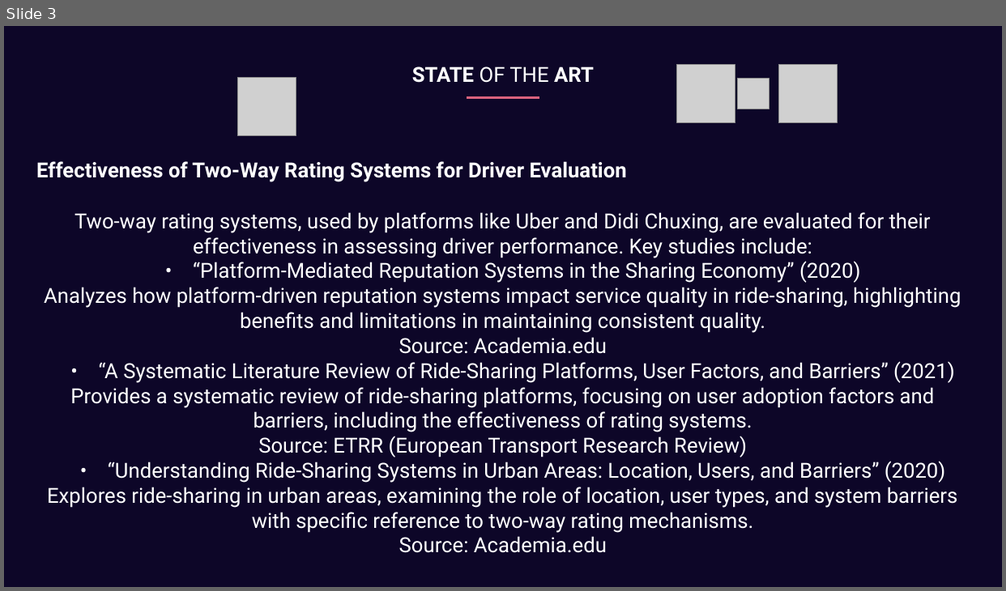
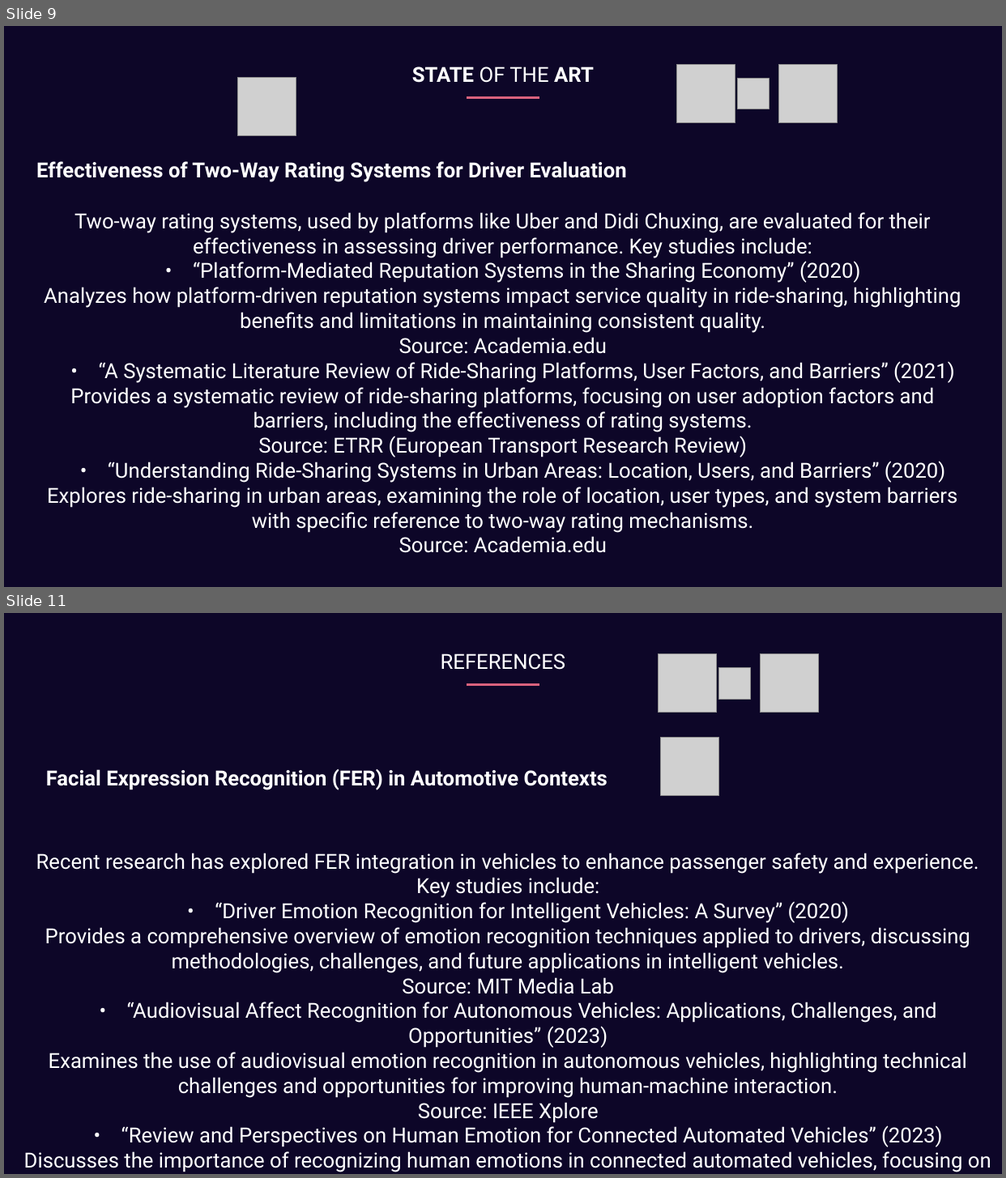
Before and after one commit to GiuseppeSoriano/MoodPilot, a slide deck: Idea/Idea_Presentation.pptx. Shown one above the other, each under a label of ours: slide 3 before the commit, slides 9 and 11 after it; the slides between them are not shown. The pictures are 1006x591 and 1006x1178 pixels, drawn with LibreOffice and Linux fonts; fonts in the diff are those of the drawing; grey boxes stand for pictures. Boxes give left, top, right and bottom in pixels: in the first picture for what was removed or moved away, otherwise in the second. Text is boxed around its words. In the diff, an @@ line names an element or a change of style, - is before the commit and + after.

```diff
--- a/Idea/Idea_Presentation.pptx
+++ b/Idea/Idea_Presentation.pptx
@@ slide 11 added at (4,613,1002,1174), background #0D0628 @@
@@ text added at (441,653,566,670), 20 pt, text #FFFFFF @@
+REFERENCES
@@ picture added at (658,654,717,713) @@
@@ picture added at (760,654,819,713) @@
@@ line added from (467, 685) to (539, 685), #DA627D 2.25 pt @@
@@ picture added at (720,667,750,698) @@
@@ picture added at (661,737,720,796) @@
@@ text added at (46,769,607,790), 20 pt, text #FFFFFF, bold @@
+Facial Expression Recognition (FER) in Automotive Contexts
@@ text added at (24,853,991,1173), 20 pt, text #FFFFFF @@
+Recent research has explored FER integration in vehicles to enhance passenger safety and experience. Key studies include:
+• “Driver Emotion Recognition for Intelligent Vehicles: A Survey” (2020)
+Provides a comprehensive overview of emotion recognition techniques applied to drivers, discussing methodologies, challenges, and future applications in intelligent vehicles.
+Source: MIT Media Lab
+• “Audiovisual Affect Recognition for Autonomous Vehicles: Applications, Challenges, and Opportunities” (2023)
+Examines the use of audiovisual emotion recognition in autonomous vehicles, highlighting technical challenges and opportunities for improving human-machine interaction.
+Source: IEEE Xplore
+• “Review and Perspectives on Human Emotion for Connected Automated Vehicles” (2023)
+Discusses the importance of recognizing human emotions in connected automated vehicles, focusing on implications for passenger safety and experience.
+Source: Springer Link
@@ what was slide 3 is now slide 9 @@
```
Also in this commit, not shown: 2 slides changed, 6 other slides added, 6 other files.
